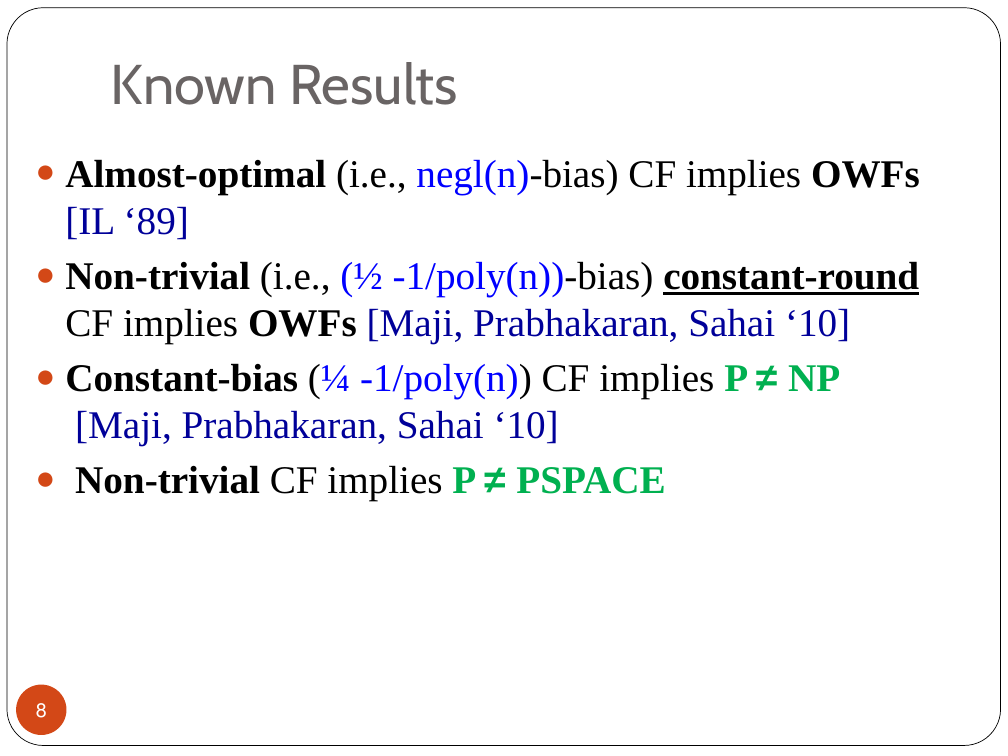
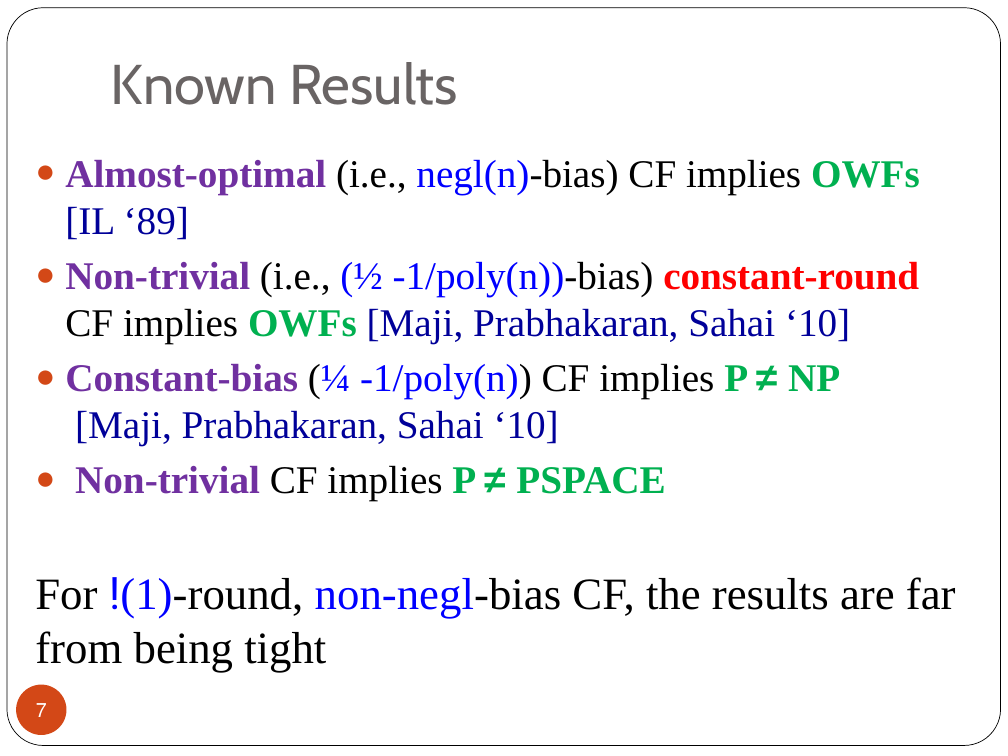
Before and after one commit to iftachh/MyHomepage, a slide deck: slide 7 of papers/CoinFlipping/Seminar.pptx (slide 8 before the commit). Drawn at 1008x756 pixels with LibreOffice and Linux fonts; fonts in the diff are those of the drawing. Boxes give left, top, right and bottom in pixels: in the first picture for what was removed or moved away, otherwise in the second. Text is boxed around its words. In the diff, an @@ line names an element or a change of style, - is before the commit and + after.

```diff
--- a/papers/CoinFlipping/Seminar.pptx
+++ b/papers/CoinFlipping/Seminar.pptx
@@ text at [65, 159, 920, 501]: text colour #000000 to #7030A0 in "Almost-optimal", "Non-trivial", "Constant-bias", "Non-trivial"; text colour #000000 to #00B050 in "OWFs", "OWFs"; text colour #000000 to #FF0000, underline off in "constant-round" @@
@@ text at [35, 577, 956, 672]: paragraph added @@
+For !(1)-round, non-negl-bias CF, the results are far from being tight
@@ page number at [36, 703, 47, 717]: text changed @@
-8
+7
```
Also in this commit, not shown: 20 other slides changed, 1 slide added, 4 slides removed.
